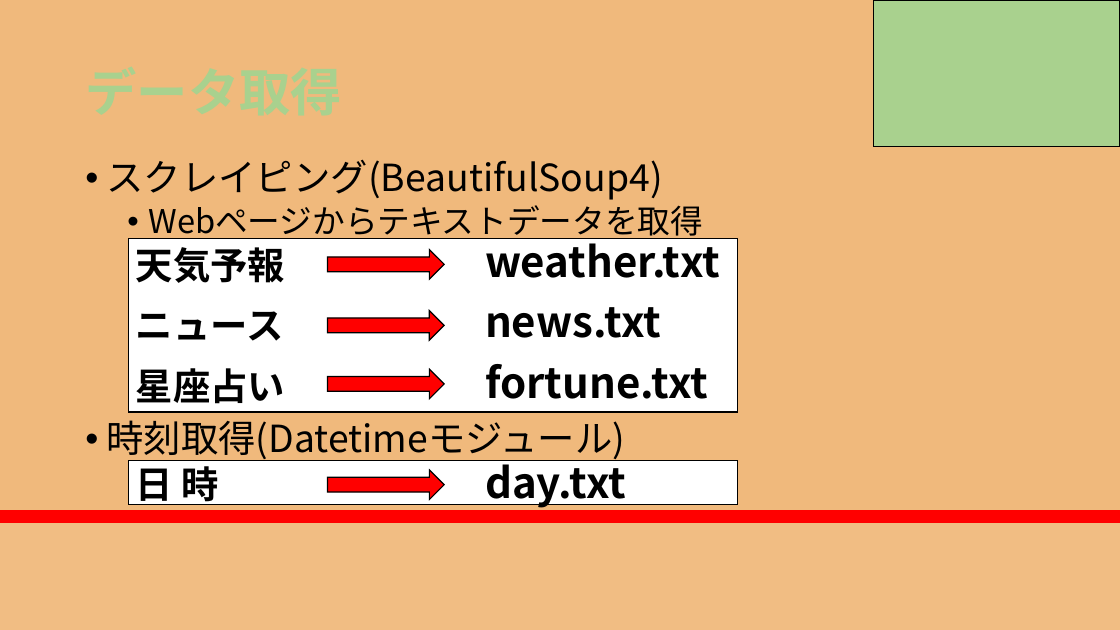
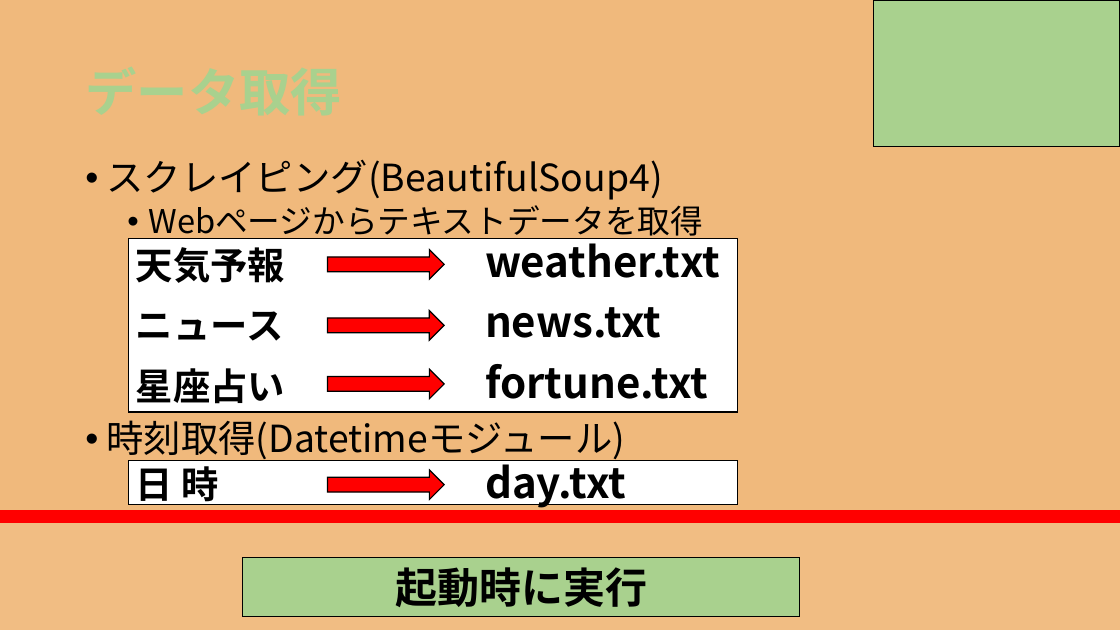
Before and after one commit to RikiishiSuzunosuke/AIspeaker_yosie, a slide deck: slide 19 of presentation/AIスピーカー開発_3_main.pptx. Drawn at 1120x630 pixels with LibreOffice and Linux fonts; fonts in the diff are those of the drawing. Boxes give left, top, right and bottom in pixels: in the first picture for what was removed or moved away, otherwise in the second. Text is boxed around its words. In the diff, an @@ line names an element or a change of style, - is before the commit and + after.

```diff
--- a/presentation/AIスピーカー開発_3_main.pptx
+++ b/presentation/AIスピーカー開発_3_main.pptx
@@ rectangle added at bbox=[243, 557, 800, 617], fill #A9D18E, outline #000000 0.75 pt, 36 pt, text #000000, bold @@
+起動時に実行
```
Also in this commit, not shown: 3 other slides changed, 1 slide removed.
